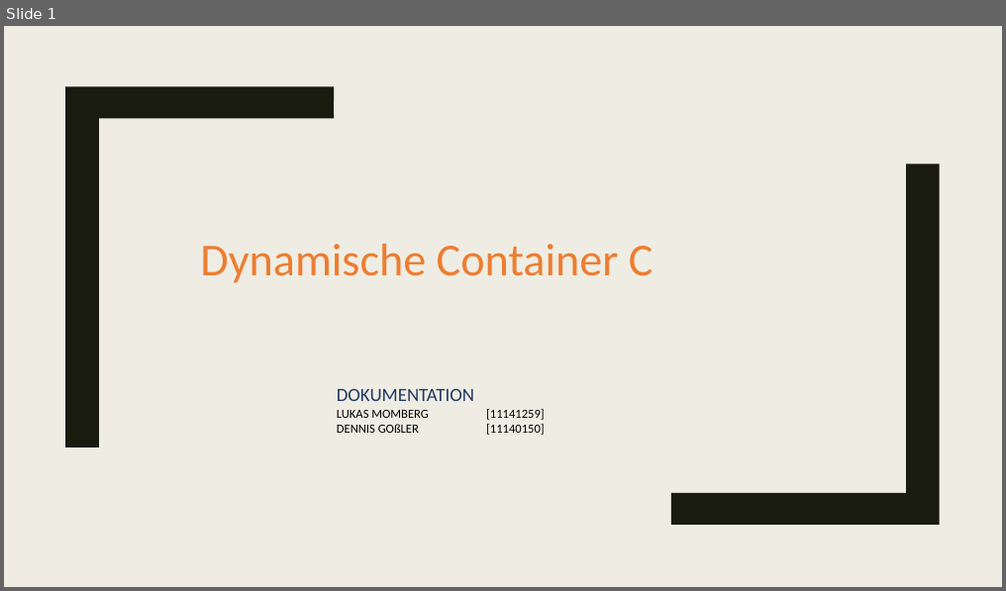
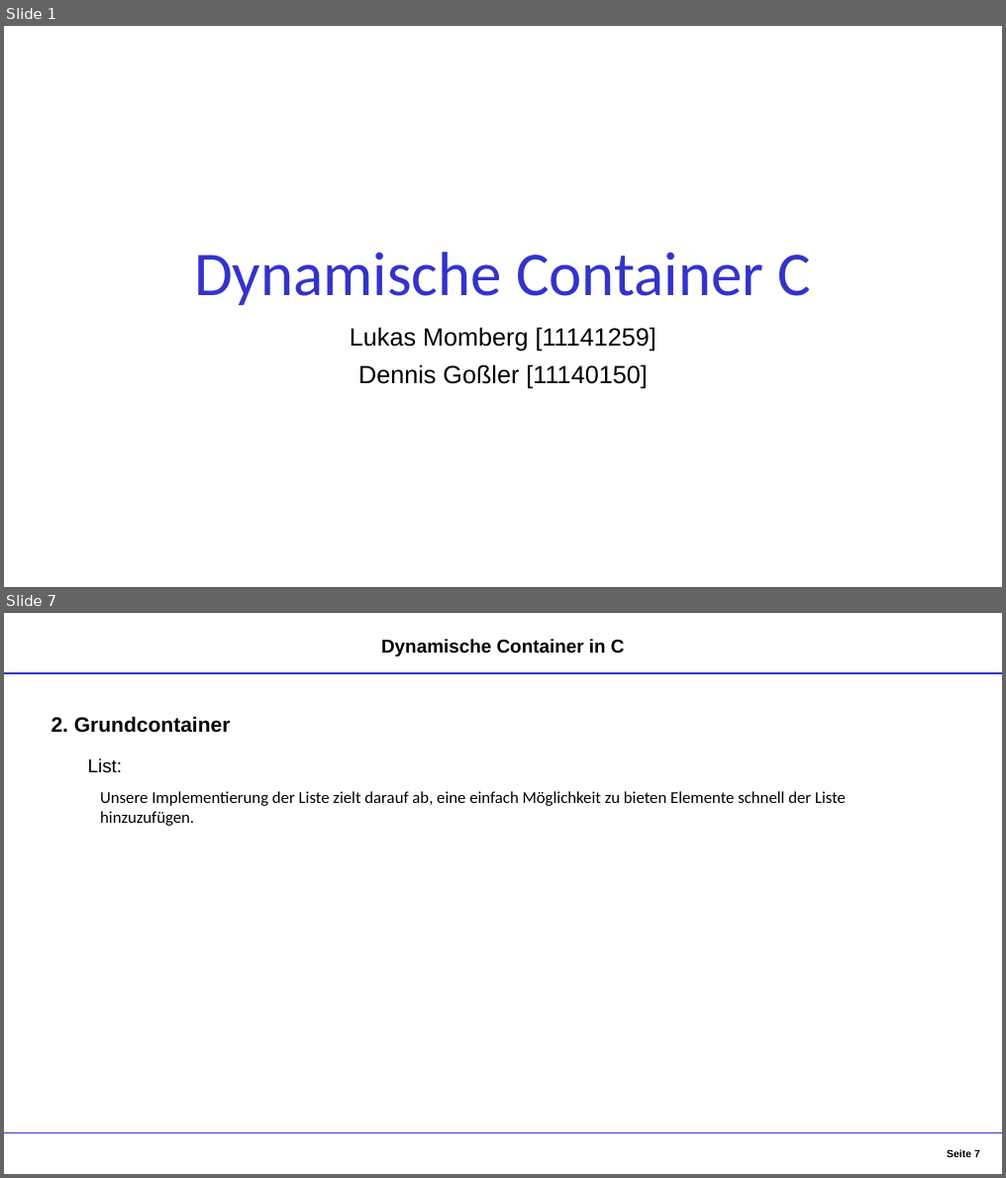
Before and after one commit to DennisGoss99/InPr_DynamicCollections, a slide deck: Dokumentation/Container - Präsentation.pptx. Shown one above the other, each under a label of ours: slide 1 before the commit, slides 1 and 7 after it; the slides between them are not shown. The pictures are 1006x591 and 1006x1178 pixels, drawn with LibreOffice and Linux fonts; fonts in the diff are those of the drawing. Boxes give left, top, right and bottom in pixels: in the first picture for what was removed or moved away, otherwise in the second. Text is boxed around its words. In the diff, an @@ line names an element or a change of style, - is before the commit and + after.

```diff
--- a/Dokumentation/Container - Präsentation.pptx
+++ b/Dokumentation/Container - Präsentation.pptx
@@ slide 7 added at bbox=[4, 613, 1002, 1174], background #FFFFFF @@
@@ text added at bbox=[381, 639, 625, 657], 18 pt, text #000000, bold @@
+Dynamische Container in C
@@ line added from (4, 673) to (1002, 673), #3333CC 1.25 pt @@
@@ text added at bbox=[52, 716, 231, 733], 20 pt, text #000000, bold @@
+2. Grundcontainer
@@ text added at bbox=[88, 759, 123, 772], 18 pt, text #000000 @@
+List:
@@ text added at bbox=[100, 791, 846, 826], 16 pt, text #000000 @@
+Unsere Implementierung der Liste zielt darauf ab, eine einfach Möglichkeit zu bieten Elemente schnell der Liste hinzuzufügen.
@@ line added from (4, 1134) to (1002, 1134), #3333CC 1.25 pt @@
@@ page number added at bbox=[946, 1150, 980, 1157], 10 pt, text #000000, bold @@
+Seite 7
@@ slide 1 changed as well @@
@@ background #EFEDE3 to #FFFFFF @@
@@ freeform shape removed at bbox=[65, 86, 334, 448] @@
@@ title "Dynamische Container C": place and size @@
-title "Dynamische Container C" at bbox=[200, 244, 653, 283]
+title "Dynamische Container C" at bbox=[194, 252, 812, 305]
@@ title "Dynamische Container C" at bbox=[194, 252, 812, 305]: size 44 to 60 pt, text colour #ED7D31 to #3333CC; alignment left to centre; line spacing 1 to 0.9; vertical alignment middle to bottom @@
@@ freeform shape removed at bbox=[672, 164, 940, 525] @@
@@ subtitle at bbox=[350, 327, 656, 388]: text changed; size 12 to 24 pt; font Calibri to Arial @@
-DOKUMENTATION
-LUKAS MOMBERG [11141259]
-DENNIS GOßLER [11140150]
+Lukas Momberg [11141259]
+Dennis Goßler [11140150]
```
Also in this commit, not shown: 11 other slides added, 13 slides removed.
